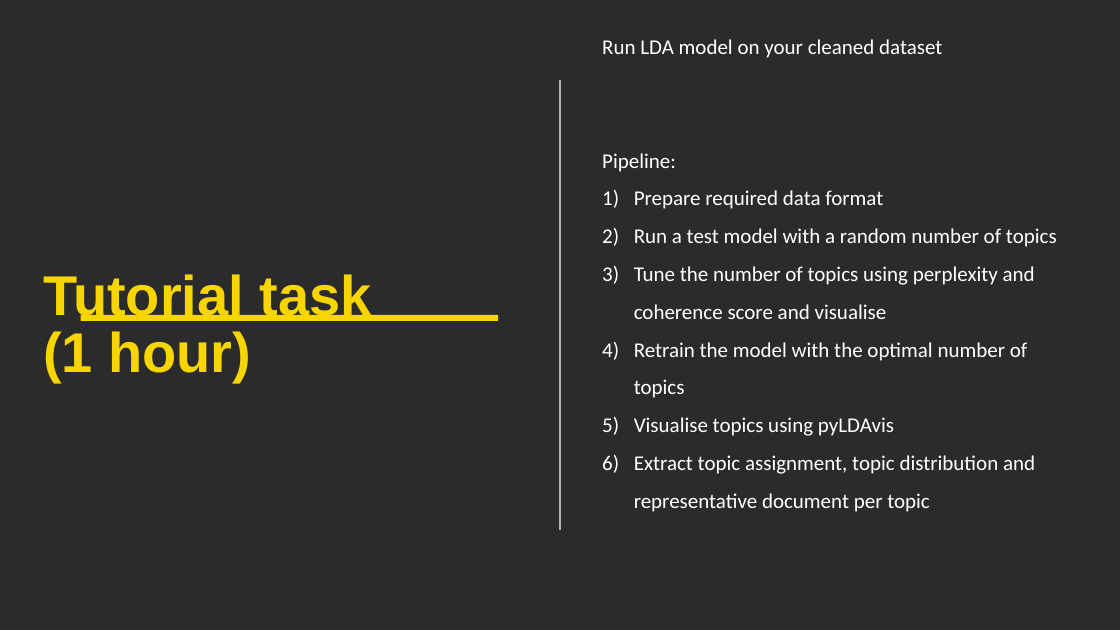
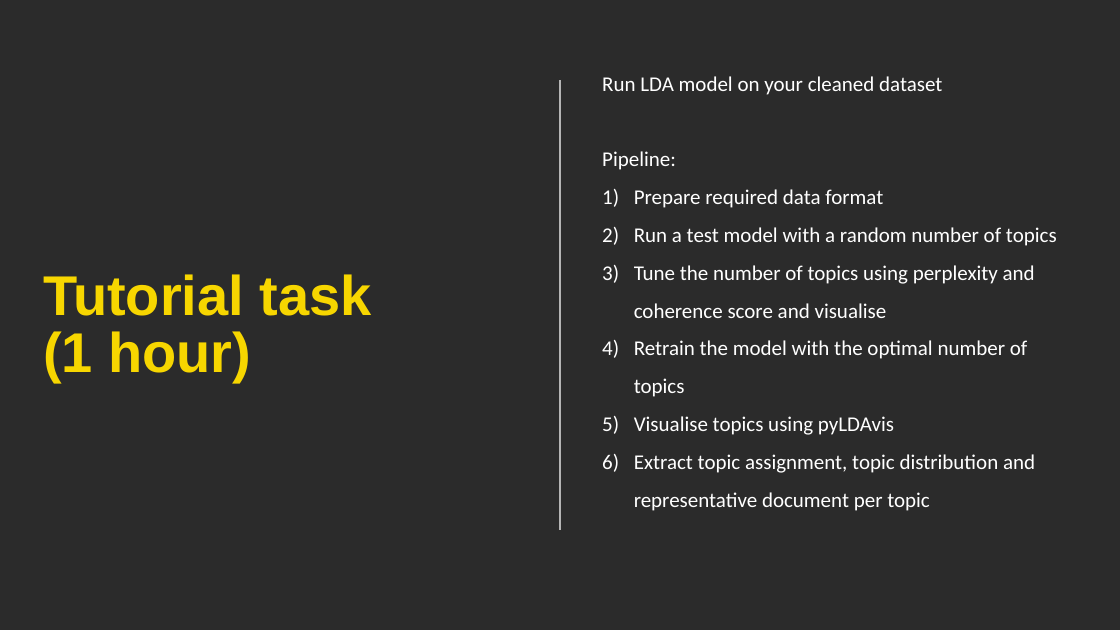
Before and after one commit to quanghuy2506/NUSC-LDA, a slide deck: slide 65 of PPT slides.pptx (slide 62 before the commit). Drawn at 1120x630 pixels with LibreOffice and Linux fonts; fonts in the diff are those of the drawing; background and template pictures are left out; a plain dark background stands for a picture behind light text. Boxes give left, top, right and bottom in pixels: in the first picture for what was removed or moved away, otherwise in the second. Text is boxed around its words. In the diff, an @@ line names an element or a change of style, - is before the commit and + after.

```diff
--- a/PPT slides.pptx
+++ b/PPT slides.pptx
@@ text "Run LDA model on your ..." rewrapped from [602, 39, 1057, 512] to [602, 76, 1057, 511] @@
@@ freeform shape removed at [81, 315, 498, 321] @@
```
Also in this commit, not shown: 11 other slides changed, 3 slides added.
